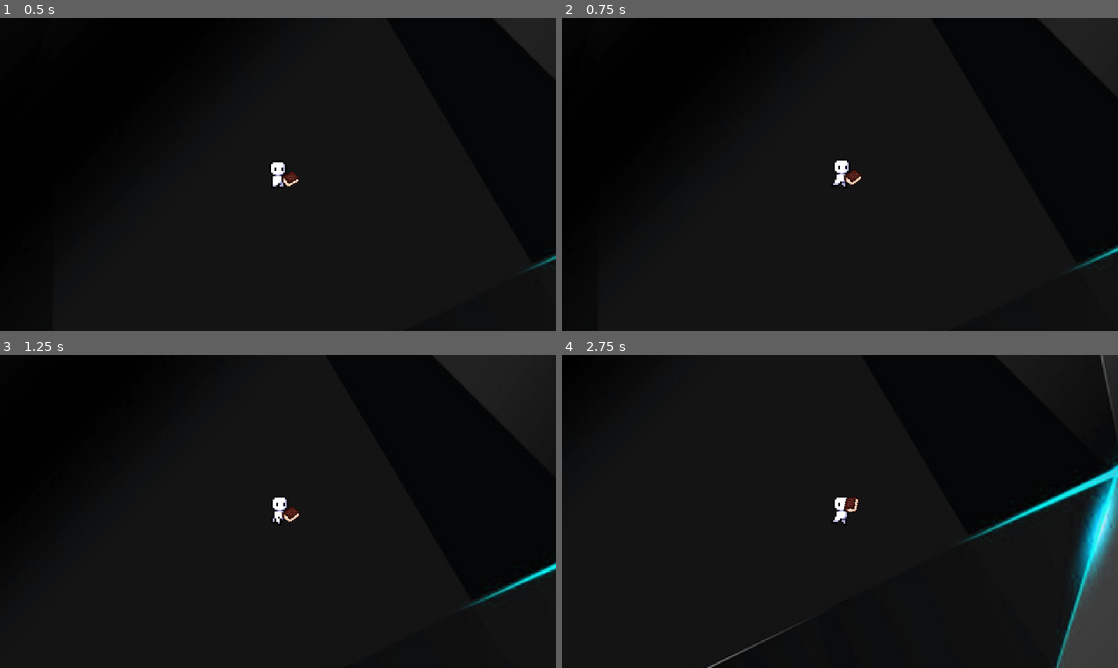
Above: before the commit, frames 1-4 (two rows, left to right).
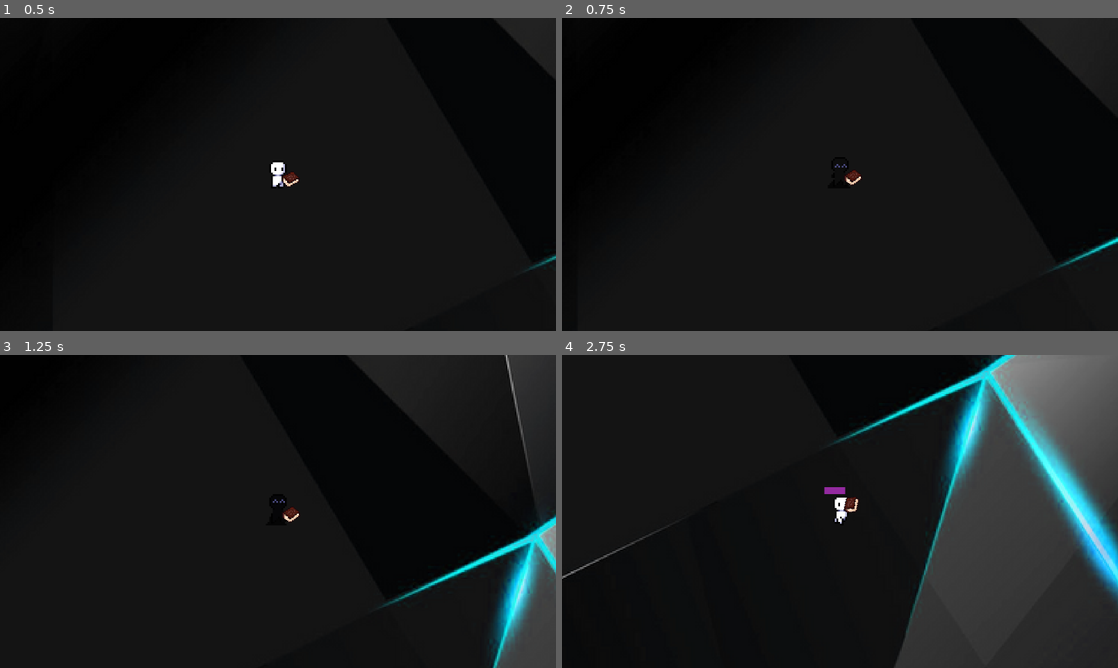
Above: after the commit, the same moments.

Repository: DaqCode/GameJamGroupGame
Game: Godot game, scene res://scenes/main_scene.tscn
Two runs of this game, one before a commit and one after it. Both use one fixed random seed, a clock stepped at 60 frames per second and the inputs below.
Inputs (mouse positions are in pixels of both pictures, inside the frame that each line leads up to):
- Up to frame 1 (0.5 s): no input
- Up to frame 2 (0.75 s): move the mouse to (962, 158) at 0.52 s; hold D (right) from 0.53 s (still down); tap Space (dash, bound only after the commit) at 0.6 s
- Up to frame 3 (1.25 s): keep holding D (right)
- Up to frame 4 (2.75 s): move the mouse to (728, 527) at 1.27 s; release D (right) at 1.28 s; hold Down (down) 1.28-2.03 s; click (728, 527) at 1.35 s; tap Space (dash, bound only after the commit) at 1.55, 2.1 s; move the mouse to (895, 442) at 2.02 s; hold D (right) from 2.03 s (still down)

Frame 1 is identical in both runs. In frame 2, 1.1% of the frame differs, in the area x 48-100%, y 0-81%; in frame 3, 7.5%; in frame 4, 31%, in the area x 0-100%, y 0-100%.

Commit message:
Added dashing to player and dash animation

Diff:
--- a/project.godot
+++ b/project.godot
@@ -53,6 +53,11 @@
 "events": [Object(InputEventMouseButton,"resource_local_to_scene":false,"resource_name":"","device":-1,"window_id":0,"a …(253 unchanged characters)…
 ]
 }
+dash={
+"deadzone": 0.5,
+"events": [Object(InputEventKey,"resource_local_to_scene":false,"resource_name":"","device":-1,"window_id":0,"alt_pressed":false,"shift_pressed":false,"ctrl_pressed":false,"meta_pressed":false,"pressed":false,"keycode":0,"physical_keycode":32,"key_label":0,"unicode":32,"echo":false,"script":null)
+]
+}
 
 [rendering]
 
--- a/scenes/characters/player.tscn
+++ b/scenes/characters/player.tscn
@@ -75,13 +75,36 @@
 "values": [13, 14, 15, 16]
 }
 
+[sub_resource type="Animation" id="Animation_gm5u2"]
+resource_name = "shadow"
+loop_mode = 1
+step = 0.333333
+tracks/0/type = "value"
+tracks/0/imported = false
+tracks/0/enabled = true
+tracks/0/path = NodePath("Sprite:frame")
+tracks/0/interp = 1
+tracks/0/loop_wrap = true
+tracks/0/keys = {
+"times": PackedFloat32Array(0, 0.333333, 0.666667),
+"transitions": PackedFloat32Array(1, 1, 1),
+"update": 1,
+"values": [42, 43, 44]
+}
+
 [sub_resource type="AnimationLibrary" id="AnimationLibrary_wyos2"]
 _data = {
 "RESET": SubResource("Animation_2y5yx"),
 "die": SubResource("Animation_x6v83"),
 "idle": SubResource("Animation_nggso"),
-"move": SubResource("Animation_0le0p")
+"move": SubResource("Animation_0le0p"),
+"shadow": SubResource("Animation_gm5u2")
 }
+
+[sub_resource type="StyleBoxEmpty" id="StyleBoxEmpty_bs4pp"]
+
+[sub_resource type="StyleBoxFlat" id="StyleBoxFlat_8a648"]
+bg_color = Color(0.576471, 0.164706, 0.623529, 1)
 
 [node name="Player" type="CharacterBody2D"]
 script = ExtResource("1_d4dva")
@@ -123,3 +146,18 @@
 
 [node name="ProjectileSpawnPoint" type="Marker2D" parent="Book"]
 position = Vector2(17.7436, -0.769231)
+
+[node name="DashCooldownProgressBar" type="ProgressBar" parent="."]
+offset_left = -9.0
+offset_top = -14.0
+offset_right = 10.0
+offset_bottom = -10.0
+theme_override_styles/background = SubResource("StyleBoxEmpty_bs4pp")
+theme_override_styles/fill = SubResource("StyleBoxFlat_8a648")
+show_percentage = false
+
+[node name="DashTimer" type="Timer" parent="."]
+one_shot = true
+
+[node name="DashCooldownTimer" type="Timer" parent="."]
+one_shot = true
--- a/scripts/player.gd
+++ b/scripts/player.gd
@@ -2,13 +2,22 @@
 
 class_name Player
 
-@export var speed: int = 50
+@export var speed: int = 75
+@export var dash_speed: int = 125
+@export var dash_time: float = 1.5
+@export var dash_cooldown: float = 1.5
+
+@export var current_speed: int
 
 @onready var anim_player: AnimationPlayer = $Anim
 @onready var player_sprite: Sprite2D = $Sprite
 @onready var book: Node2D = $Book
 @onready var book_sprite: Sprite2D = $Book/BookSprite
 @onready var projectile_spawn_point: Marker2D = $Book/ProjectileSpawnPoint
+@onready var dash_cooldown_bar: ProgressBar = $DashCooldownProgressBar
+@onready var dash_timer: Timer = $DashTimer
+@onready var dash_cooldown_timer: Timer = $DashCooldownTimer
+
 
 @onready var projectile: PackedScene = preload("res://scenes/projectiles/projectile.tscn")
 
@@ -16,21 +25,32 @@
 enum player_state {
 	idle,
 	moving,
-	dead
+	dead,
+	dashing
 }
 
 var input_movement := Vector2()
 var current_state := player_state.idle
 var is_dead := false
+var can_dash := true
 
 var pos: Vector2
 var rot: float
+
+
+func _ready() -> void:
+	current_speed = speed
+	dash_timer.timeout.connect(reset_dash)
+
 
 
 func _process(delta: float) -> void:
 	aim_toward_mouse()
 	handle_input()
 	movement(delta)
+
+	if not can_dash:
+		dash_cooldown_bar.value = dash_cooldown_timer.time_left
 
 
 func movement(delta: float) -> void:
@@ -41,8 +61,9 @@
 	input_movement = get_input_vector()
 
 	if is_player_moving():
-		velocity = input_movement * speed
-		current_state = player_state.moving
+		velocity = input_movement * current_speed
+		if current_state != player_state.dashing:
+			current_state = player_state.moving
 	else:
 		velocity = Vector2.ZERO
 		current_state = player_state.idle
@@ -54,10 +75,38 @@
 	if Input.is_action_just_pressed("shoot"):
 		fire_projectile()
 
+	if Input.is_action_just_pressed("dash"):
+		dash()
+
+
+func dash() -> void:
+	if not can_dash:
+		return
+
+	current_speed = dash_speed
+	current_state = player_state.dashing
+	can_dash = false
+
+	dash_timer.start(dash_time)
+
+
 
 func is_player_moving() -> bool:
 	return input_movement != Vector2.ZERO
 
+
+func reset_dash() -> void:
+	print("Dash Reset")
+	dash_cooldown_bar.max_value = dash_cooldown
+	dash_cooldown_bar.value = dash_cooldown
+	current_state = player_state.moving
+	current_speed = speed
+	dash_cooldown_timer.stop()
+	dash_cooldown_timer.start(dash_cooldown)
+	dash_cooldown_timer.timeout.connect(
+		func():
+			can_dash = true
+	)
 
 func get_input_vector() -> Vector2:
 	return Input.get_vector("left", "right", "up", "down")
@@ -72,6 +121,8 @@
 		player_state.dead:
 			anim_player.play("dead")
 			is_dead = true
+		player_state.dashing:
+			anim_player.play("shadow")
 
 
 func aim_toward_mouse() -> void:
Binary file changed: assets/player/CharacterSpriteSheet.png
Not shown: 1 places in scenes/characters/player.tscn that only renumber resources
